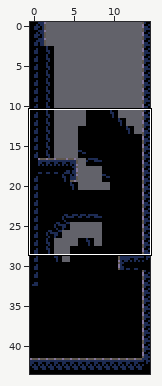
Level history. Tiled map: data/maps/tall_room.tmx. The first picture is a wide view before the edit; the outline marks the close-up.
Close-up. As it was:
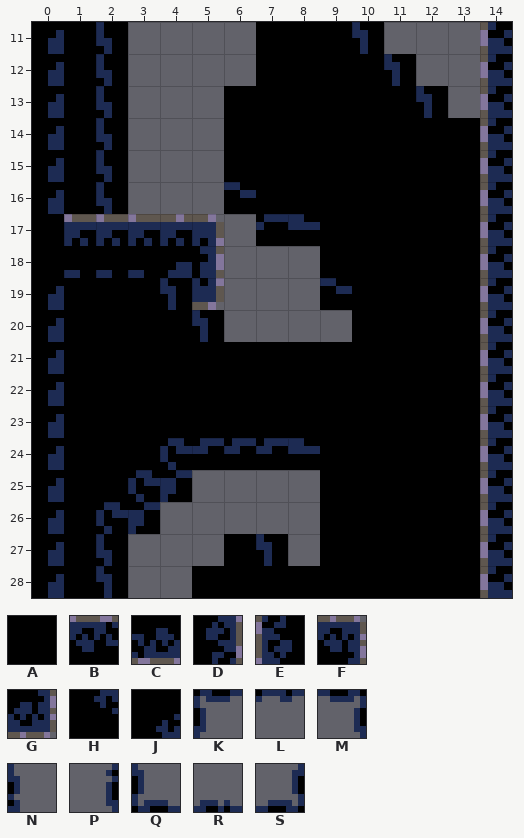
Cells are 8x8 px. Shown: x 0..14, y 11..28. The commit also changed other parts of the map, which this record leaves out. The commit also replaced the tileset; all pictures use the new one.
Key: from "tileset": A 0, B 1, C 1 turned 180, D 2, E 2 turned 180, F 3, G 3 flipped up-down, H 4, J 4 flipped up-down, K 31 "decor", L 32 "decor", M 33 "decor", N 34 "decor", P 35 "decor", Q 36 "decor", R 37 "decor", S 38 "decor".
_ is an empty cell.
Layer "Tiles" before, first column x 0:
11 DAN____RRR____E
12 DAN___PAAAQ___E
13 DAN___SAAAAQ__E
14 DAN__PAAAAAAQSE
15 DAN__PAAAAAAAAE
16 DAN__PAAAAAAAAE
17 DAN___MAAAAAAAE
18 HBBBF__LMAAAAAE
19 JCCCG___PAAAAAE
20 DAAAQ____MAAAAE
21 DAAAAQRRRSAAAAE
22 DAAAAAAAAAAAAAE
23 DAAAAAAAAAAAAAE
24 DAAAAAAAAAAAAAE
25 DAAAKLLLMAAAAAE
26 DAAK____PAAAAAE
27 DAK___R_PAAAAAE
28 DAN__SAQSAAAAAE
After the commit:
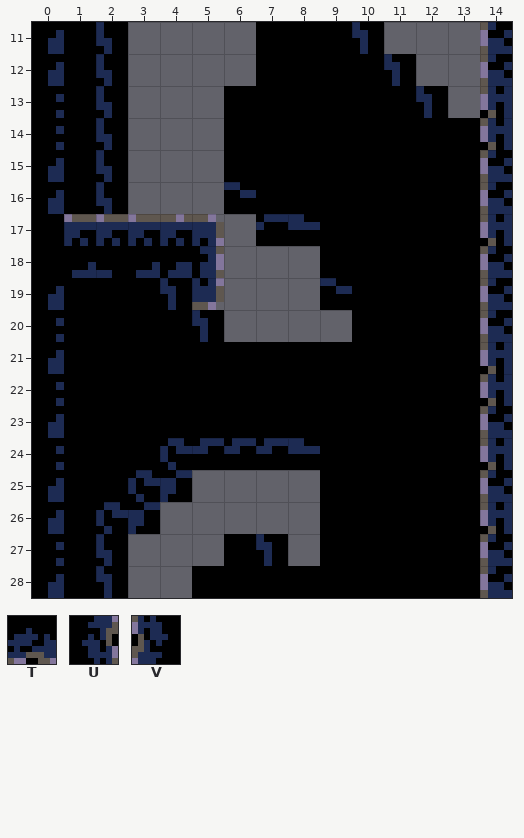
Further tiles: from "tileset": T 10 turned 180, U 11 flipped left-right, V 11 flipped up-down.
Changes in this commit:
Layer "Tiles":
The author changed tile C to tile T in row 19 at x 1 and 3.
The author changed tile D to tile U in rows 14 to 15 at x 0; in row 21 at x 0; in row 23 at x 0; in row 25 at x 0; in row 28 at x 0.
The author changed tile E to tile V in rows 14 to 15 at x 14; in row 18 at x 14; in rows 22 to 23 at x 14; in row 25 at x 14; in row 27 at x 14.
Boxes around the changes in both close-ups, in picture pixels (x1, y1, x2, y2):
changed: (48, 102, 64, 150)
changed: (480, 86, 512, 150)
changed: (480, 214, 512, 246)
changed: (48, 262, 160, 470)
changed: (480, 342, 512, 534)
changed: (48, 550, 64, 566)
